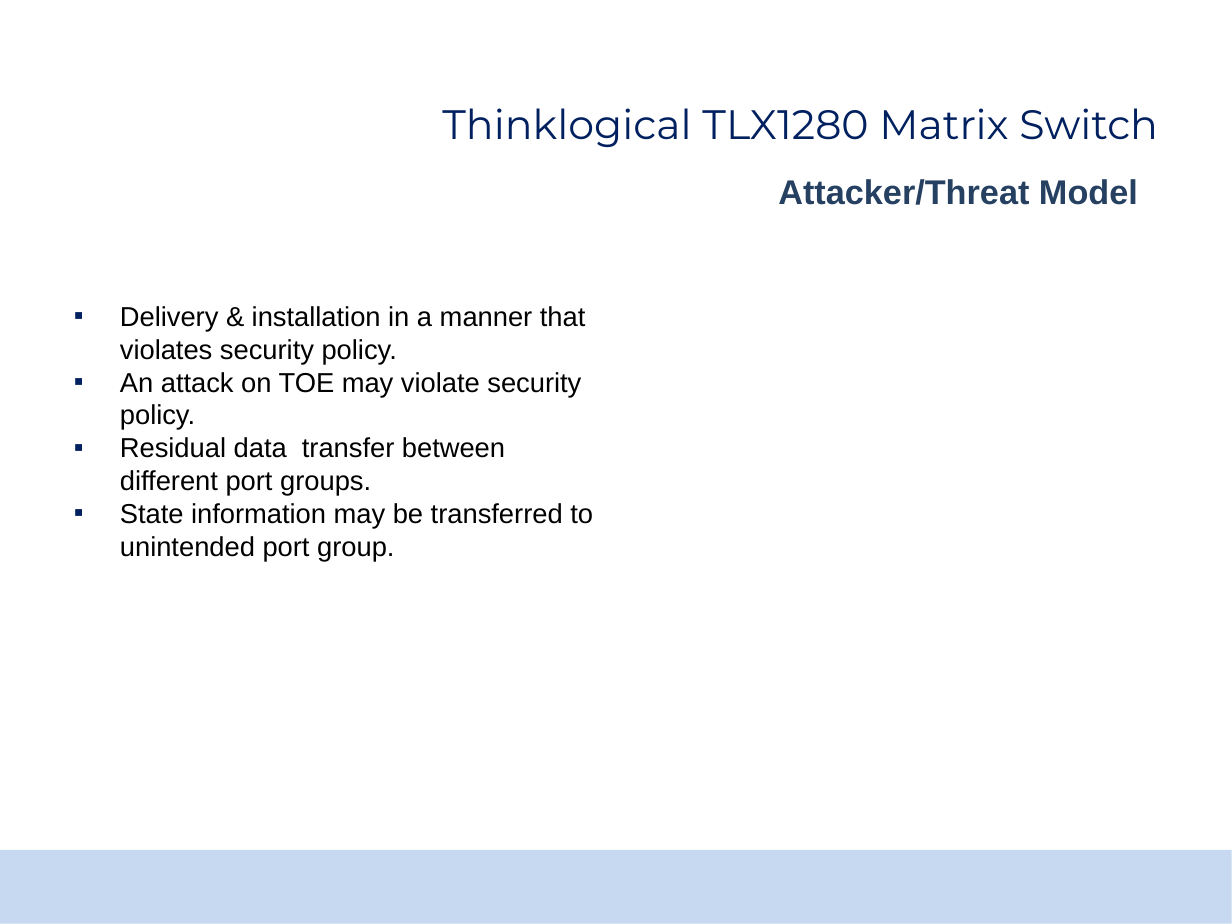
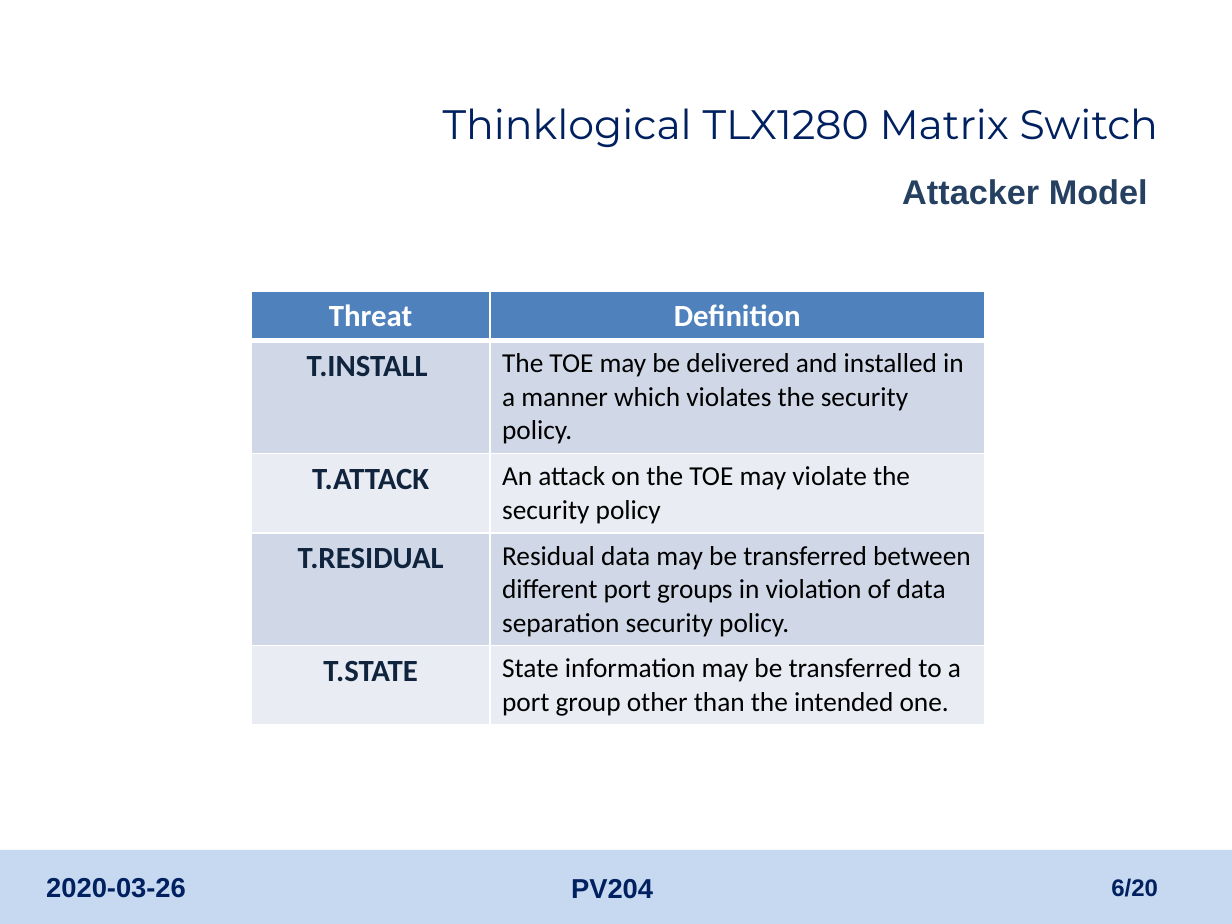
Before and after one commit to TomasMadeja/pv204_Team_Project_Supercalifragilisticexpialidocious, a slide deck: slide 6 of certificate_analysis/pv204_project_report.pptx (slide 5 before the commit). Drawn at 1232x924 pixels with LibreOffice and Linux fonts; fonts in the diff are those of the drawing; background and template pictures are left out. Boxes give left, top, right and bottom in pixels: in the first picture for what was removed or moved away, otherwise in the second. Text is boxed around its words. In the diff, an @@ line names an element or a change of style, - is before the commit and + after.

Commit message:
Presentation updated

```diff
--- a/certificate_analysis/pv204_project_report.pptx
+++ b/certificate_analysis/pv204_project_report.pptx
@@ text at [902,179,1148,205]: text changed @@
-Attacker/Threat Model
+Attacker Model
@@ table added at [251,291,986,720], 5 rows, 2 columns @@
+Threat | Definition
+T.INSTALL | The TOE may be delivered and installed in a manner which violates the security policy.
+T.ATTACK | An attack on the TOE may violate the security policy
+T.RESIDUAL | Residual data may be transferred between different port groups in violation of data separation security policy.
+T.STATE | State information may be transferred to a port group other than the intended one.
@@ text removed at [120,306,593,562] @@
-▪ Delivery & installation in a manner that violates security policy.
-▪ An attack on TOE may violate security policy.
-▪ Residual data transfer between different port groups.
-▪ State information may be transferred to unintended port group.
@@ text added at [46,878,186,898], 16 pt, text #002060, bold @@
+2020-03-26
@@ text added at [571,879,653,899], 16 pt, text #002060, bold @@
+PV204
@@ page number added at [1111,878,1158,897], 14 pt, text #002060, bold @@
+6/20
```
Also in this commit, not shown: 16 other slides changed, 3 slides added, 1 slide removed, 1 other file.
